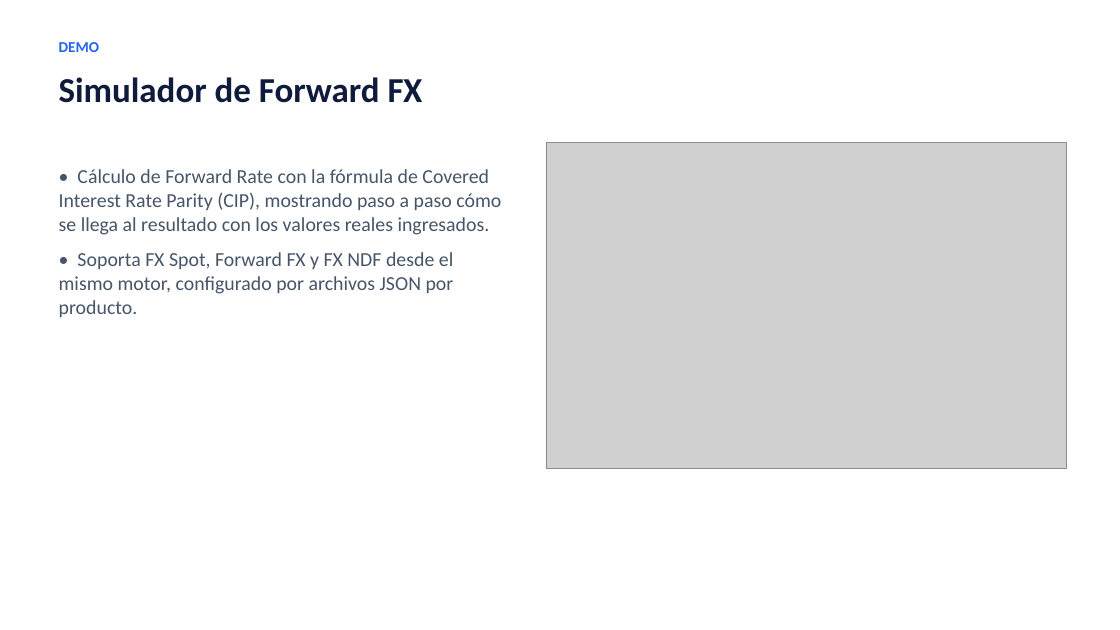
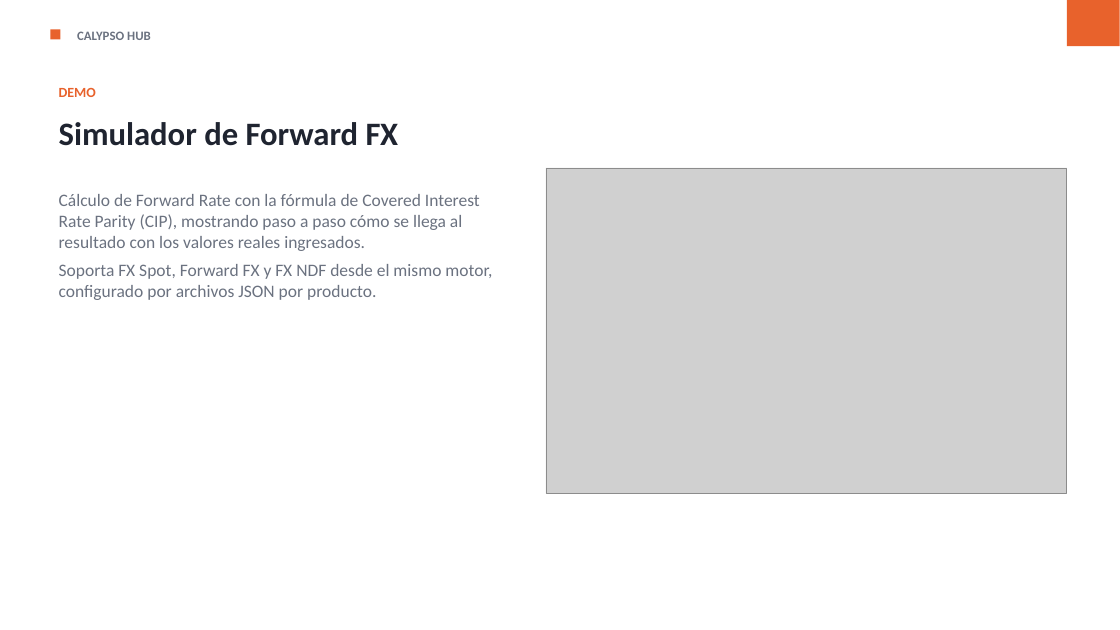
Before and after one commit to gabrielalonso-pr/calypso-knowledge-hub, a slide deck: slide 5 of presentation/calypso-knowledge-hub.pptx. Drawn at 1120x630 pixels with LibreOffice and Linux fonts; fonts in the diff are those of the drawing; grey boxes stand for pictures. Boxes give left, top, right and bottom in pixels: in the first picture for what was removed or moved away, otherwise in the second. Text is boxed around its words. In the diff, an @@ line names an element or a change of style, - is before the commit and + after.

```diff
--- a/presentation/calypso-knowledge-hub.pptx
+++ b/presentation/calypso-knowledge-hub.pptx
@@ rectangle added at [50, 29, 60, 39], fill #E8622C @@
@@ rectangle added at [1067, 0, 1120, 46], fill #E8622C @@
@@ text added at [77, 31, 151, 40], 11 pt, text #6B7280, bold @@
+CALYPSO HUB
@@ text "DEMO": place and size @@
-text "DEMO" at [59, 42, 99, 52]
+text "DEMO" at [59, 88, 96, 97]
@@ text "DEMO" at [59, 88, 96, 97]: size 13 to 12 pt, text colour #2563EB to #E8622C @@
@@ text "Simulador de Forward FX": place and size @@
-text "Simulador de Forward FX" at [59, 77, 423, 103]
+text "Simulador de Forward FX" at [59, 122, 399, 146]
@@ text "Simulador de Forward FX" at [59, 122, 399, 146]: size 30 to 28 pt, text colour #0F1B3D to #1F2430 @@
@@ picture: place and size @@
-picture at [546, 143, 1067, 469]
+picture at [546, 168, 1067, 494]
@@ text at [59, 194, 492, 300]: text changed; size 17 to 15 pt; text colour #475569 to #6B7280 @@
-• Cálculo de Forward Rate con la fórmula de Covered Interest Rate Parity (CIP), mostrando paso a paso cómo se llega al resultado con los valores reales ingresados.
-• Soporta FX Spot, Forward FX y FX NDF desde el mismo motor, configurado por archivos JSON por producto.
+Cálculo de Forward Rate con la fórmula de Covered Interest Rate Parity (CIP), mostrando paso a paso cómo se llega al resultado con los valores reales ingresados.
+Soporta FX Spot, Forward FX y FX NDF desde el mismo motor, configurado por archivos JSON por producto.
```
Also in this commit, not shown: 11 other slides changed, 1 other file.
